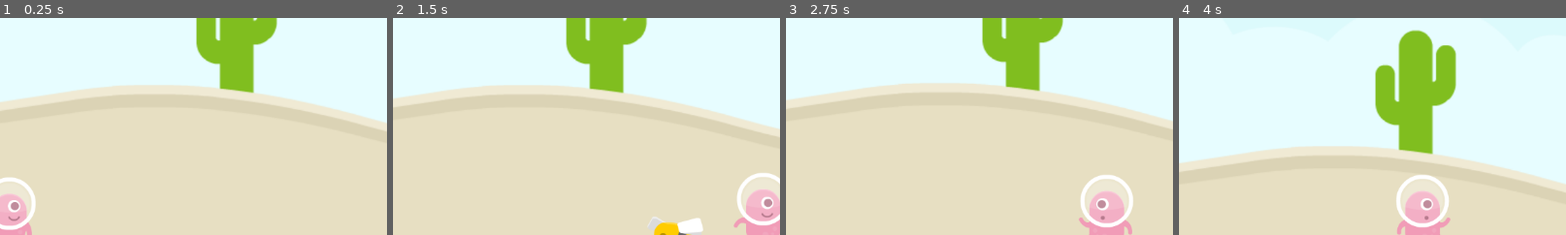
Above: before the commit, frames 1-4 (left to right).
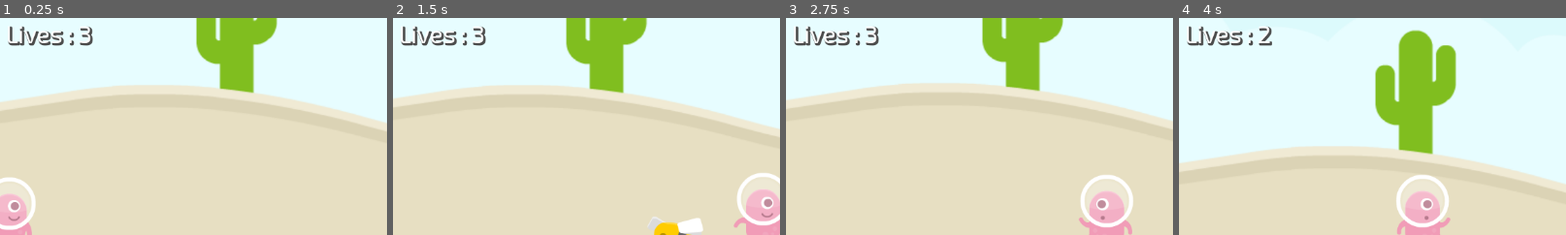
Above: after the commit, the same moments.

Repository: mmalkindi/gamedev-tutorial04
Game: Godot game, scene res://scenes/Level2.tscn
The game is run twice, just before and just after one commit, with the same random seed, the same clock (stepped at 60 frames per second) and the same inputs. This scene is started directly instead of the project's main scene.
Inputs (mouse positions are % of the whole screen's width and height, from its top left):
- Up to frame 1 (0.25 s): no input
- Up to frame 2 (1.5 s): move the mouse to (72, 45) at 0.52 s; press the mouse at (72, 45) at 0.53 s; hold Right (right) from 0.53 s (still down); tap Space (jump) at 0.77 s; move the mouse to (30, 55) at 1.27 s; release the mouse at (30, 55) at 1.28 s; click (30, 55) at 1.35 s
- Up to frame 3 (2.75 s): tap Space (jump) at 1.52 s; move the mouse to (60, 28) at 2.02 s; release Right (right) at 2.03 s; press the mouse at (60, 28) at 2.03 s; hold A (left) from 2.03 s (still down)
- Up to frame 4 (4 s): move the mouse to (45, 70) at 2.77 s; release A (left) at 2.78 s; release the mouse at (45, 70) at 2.78 s; hold Right (right) from 2.78 s (still down); click (45, 70) at 2.85 s; tap Space (jump) at 3.02, 3.77 s; move the mouse to (80, 65) at 3.52 s; press the mouse at (80, 65) at 3.53 s
The pictures show only the part of the screen within x 2-52%, y 5-55%; the shares and areas given below are measured in that part.

The runs differ from the first frame. In frame 1, 0.8% of the frame differs, in the area x 2-25%, y 3-13%; in frame 2, 0.8%; in frame 3, 0.8%; in frame 4, 0.8%.

Commit message:
feat: add life counter to Level 2

Diff:
--- a/scenes/Level2.tscn
+++ b/scenes/Level2.tscn
@@ -7,6 +7,7 @@
 [ext_resource type="PackedScene" uid="uid://dylk8mhjbq20f" path="res://scenes/Spawner.tscn" id="5_428pt"]
 [ext_resource type="PackedScene" uid="uid://cb4meat5mrhsg" path="res://scenes/Bee.tscn" id="6_fppow"]
 [ext_resource type="Texture2D" uid="uid://b4n0an5ukj3aj" path="res://assets/kenney_platformerpack/PNG/Backgrounds/colored_desert.png" id="7_fwxk2"]
+[ext_resource type="PackedScene" uid="uid://c8i34u4txag5j" path="res://scenes/Life Counter.tscn" id="8_yr32e"]
 
 [sub_resource type="TileSetAtlasSource" id="TileSetAtlasSource_pnaql"]
 resource_name = "Sand"
@@ -117,3 +118,7 @@
 position = Vector2(2047, -324)
 texture = ExtResource("7_fwxk2")
 centered = false
+
+[node name="CanvasLayer" type="CanvasLayer" parent="."]
+
+[node name="GUI" parent="CanvasLayer" instance=ExtResource("8_yr32e")]
Not shown: 1 places in scenes/Level2.tscn that only renumber resources
